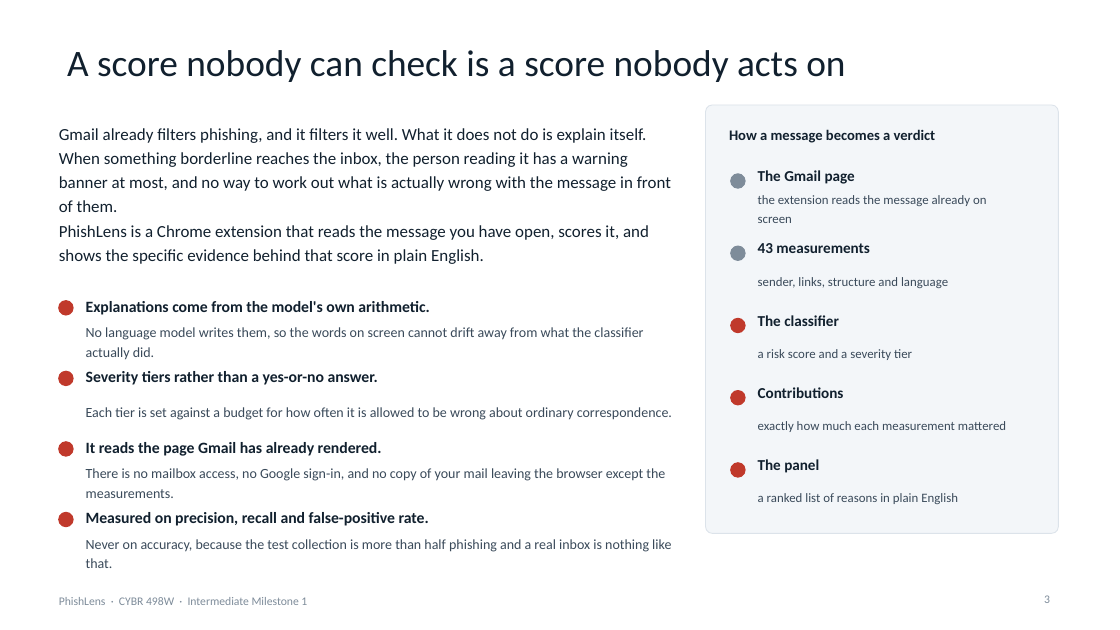
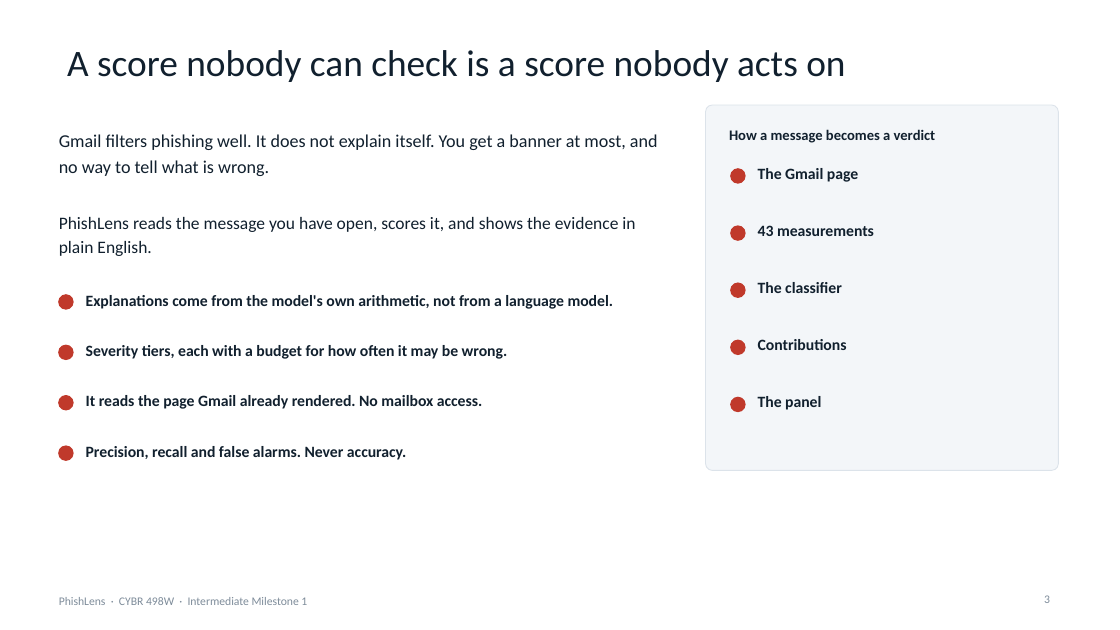
Before and after one commit to connorschell/PhishLens, a slide deck: slide 3 of 06_Deliverables/IM1_Presentation.pptx. Drawn at 1120x630 pixels with LibreOffice and Linux fonts; fonts in the diff are those of the drawing. Boxes give left, top, right and bottom in pixels: in the first picture for what was removed or moved away, otherwise in the second. Text is boxed around its words. In the diff, an @@ line names an element or a change of style, - is before the commit and + after.

```diff
--- a/06_Deliverables/IM1_Presentation.pptx
+++ b/06_Deliverables/IM1_Presentation.pptx
@@ rounded rectangle: place and size @@
-rounded rectangle at (706, 105, 1059, 534)
+rounded rectangle at (706, 105, 1059, 471)
@@ text at (59, 134, 658, 176): text changed; size 14.5 to 15.5 pt @@
-Gmail already filters phishing, and it filters it well. What it does not do is explain itself. When something borderline reaches the inbox, the person reading it has a warning banner at most, and no way to work out what is actually wrong with the message in front of them.
+Gmail filters phishing well. It does not explain itself. You get a banner at most, and no way to tell what is wrong.
@@ ellipse: place and size @@
-ellipse at (731, 174, 745, 188)
+ellipse at (731, 169, 745, 183)
@@ ellipse at (731, 169, 745, 183): fill #7E8C9A to #C0392B; outline #7E8C9A 1 pt to #C0392B 1 pt @@
@@ text removed at (758, 195, 987, 223) @@
-the extension reads the message already on screen
@@ text at (59, 217, 635, 256): text changed; size 14.5 to 15 pt @@
-PhishLens is a Chrome extension that reads the message you have open, scores it, and shows the specific evidence behind that score in plain English.
+PhishLens reads the message you have open, scores it, and shows the evidence in plain English.
@@ ellipse: place and size @@
-ellipse at (731, 246, 745, 260)
+ellipse at (731, 226, 745, 240)
@@ ellipse at (731, 226, 745, 240): fill #7E8C9A to #C0392B; outline #7E8C9A 1 pt to #C0392B 1 pt @@
@@ text "43 measurements": place and size @@
-text "43 measurements" at (758, 243, 870, 253)
+text "43 measurements" at (758, 225, 874, 236)
@@ ellipse: place and size @@
-ellipse at (59, 301, 73, 315)
+ellipse at (59, 295, 73, 309)
@@ text at (86, 295, 613, 309): text changed @@
-Explanations come from the model's own arithmetic.
+Explanations come from the model's own arithmetic, not from a language model.
@@ ellipse: place and size @@
-ellipse at (731, 463, 745, 477)
+ellipse at (731, 283, 745, 297)
@@ text "The classifier": place and size @@
-text "The classifier" at (758, 315, 839, 326)
+text "The classifier" at (758, 282, 842, 293)
@@ text removed at (758, 277, 948, 288) @@
-sender, links, structure and language
@@ text removed at (86, 327, 643, 360) @@
-No language model writes them, so the words on screen cannot drift away from what the classifier actually did.
@@ ellipse: place and size @@
-ellipse at (59, 513, 73, 527)
+ellipse at (59, 345, 73, 360)
@@ text at (86, 345, 508, 359): text changed; size 12 to 13.5 pt; text colour #3A4A5A to #11202E; bold on @@
-Each tier is set against a budget for how often it is allowed to be wrong about ordinary correspondence.
+Severity tiers, each with a budget for how often it may be wrong.
@@ ellipse: place and size @@
-ellipse at (731, 318, 745, 333)
+ellipse at (731, 340, 745, 355)
@@ text "Contributions": place and size @@
-text "Contributions" at (758, 387, 844, 398)
+text "Contributions" at (758, 339, 847, 350)
@@ text removed at (758, 349, 912, 360) @@
-a risk score and a severity tier
@@ text removed at (86, 371, 378, 385) @@
-Severity tiers rather than a yes-or-no answer.
@@ size 13 to 13.5 pt in 5 elements at (758, 168, 858, 182), (758, 225, 874, 236), (758, 282, 842, 293), (758, 339, 847, 350), (758, 396, 821, 410) @@
@@ text "The panel": place and size @@
-text "The panel" at (758, 459, 819, 473)
+text "The panel" at (758, 396, 821, 410)
@@ ellipse: place and size @@
-ellipse at (59, 371, 73, 386)
+ellipse at (59, 396, 73, 410)
@@ text at (86, 395, 482, 409): text changed @@
-It reads the page Gmail has already rendered.
+It reads the page Gmail already rendered. No mailbox access.
@@ ellipse: place and size @@
-ellipse at (731, 391, 745, 405)
+ellipse at (731, 397, 745, 412)
@@ ellipse: place and size @@
-ellipse at (59, 442, 73, 456)
+ellipse at (59, 446, 73, 460)
@@ text at (86, 446, 406, 460): text changed @@
-Measured on precision, recall and false-positive rate.
+Precision, recall and false alarms. Never accuracy.
@@ text removed at (758, 421, 1006, 432) @@
-exactly how much each measurement mattered
@@ text removed at (86, 468, 665, 498) @@
-There is no mailbox access, no Google sign-in, and no copy of your mail leaving the browser except the measurements.
@@ text removed at (758, 493, 958, 504) @@
-a ranked list of reasons in plain English
@@ text removed at (86, 539, 671, 568) @@
-Never on accuracy, because the test collection is more than half phishing and a real inbox is nothing like that.
```
Also in this commit, not shown: 9 other slides changed, 4 other files.
